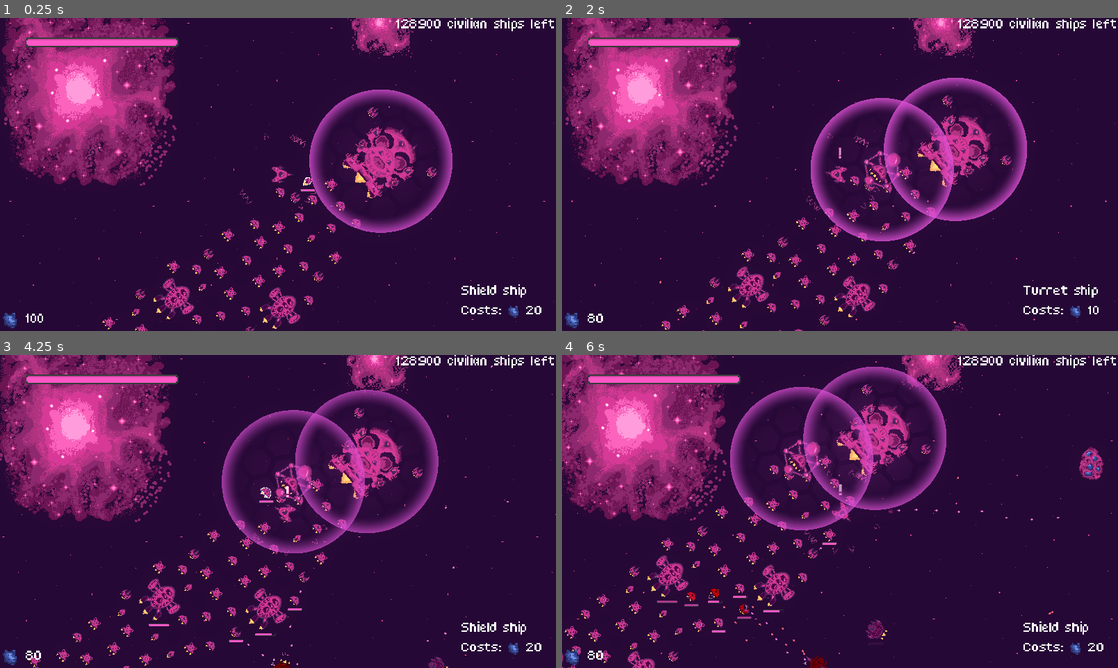
Above: before the commit, frames 1-4 (two rows, left to right).
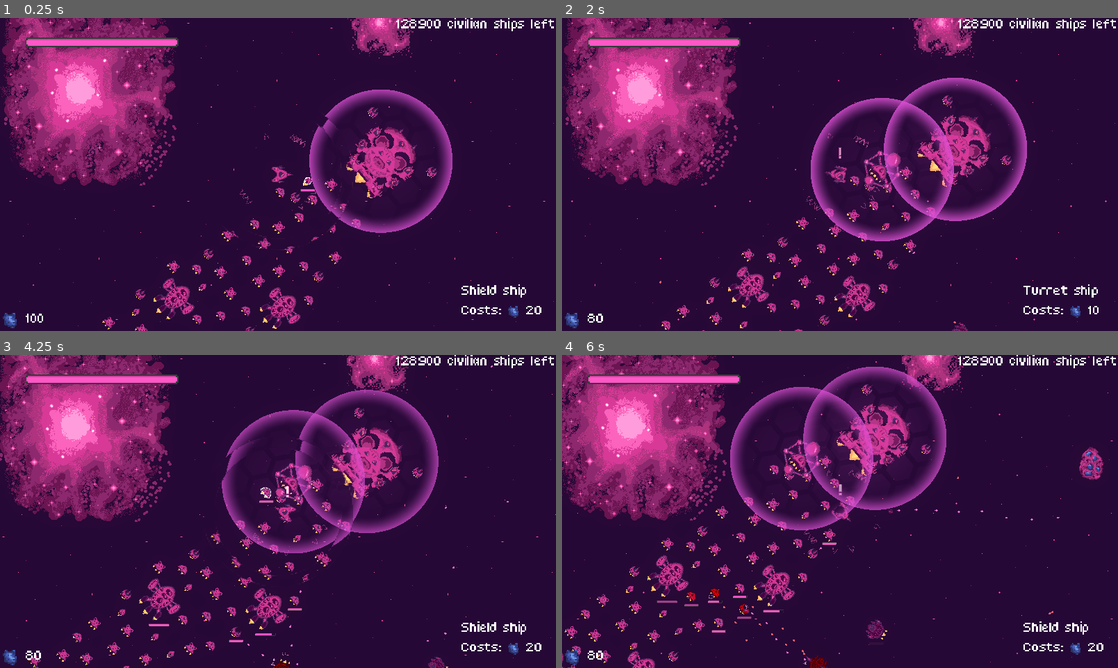
Above: after the commit, the same moments.

Repository: bear-minimum-studio/space-bear
Game: Godot game, scene res://Game.tscn
The game is run twice, just before and just after one commit, with the same random seed, the same clock (stepped at 60 frames per second) and the same inputs.
Inputs:
- Up to frame 1 (0.25 s): no input
- Up to frame 2 (2 s): tap Enter (upgrade) at 0.5 s; hold Right (turn_right) 0.53-1.28 s; hold X (cycle_selection) 0.53-1.28 s; hold Ctrl (brake) from 1.28 s (still down); tap Down (decelerate) at 1.35 s
- Up to frame 3 (4.25 s): release Ctrl (brake) at 2.03 s; hold Right (turn_right) 2.03-2.78 s; hold Space (fire) 2.03-2.78 s; hold Up (accelerate) 2.78-3.53 s; tap G (grappling_hook) at 2.85 s; hold Left (turn_left) from 3.53 s (still down); hold X (cycle_selection) from 3.53 s (still down)
- Up to frame 4 (6 s): release X (cycle_selection) at 4.28 s; tap Down (decelerate) at 4.35 s; release Left (turn_left) at 5.03 s; hold Ctrl (brake) 5.03-5.78 s; hold Space (fire) 5.03-5.78 s; hold Right (turn_right) from 5.78 s (still down); tap G (grappling_hook) at 5.85 s

The runs differ from the first frame. In frame 1, 0.4% of the frame differs, in the area x 36-64%, y 26-75%; in frame 2, less than 0.1%; in frame 3, 0.8%, in the area x 36-64%, y 26-73%; in frame 4, less than 0.1%.

Commit message:
wip: shockwave shader prototype

Diff:
--- a/World.tscn
+++ b/World.tscn
@@ -1,19 +1,36 @@
-[gd_scene load_steps=12 format=3 uid="uid://cgkkbhp6eam8m"]
+[gd_scene load_steps=14 format=3 uid="uid://cgkkbhp6eam8m"]
 
 [ext_resource type="PackedScene" uid="uid://ujm2pogbpnnp" path="res://AbstractWorld.tscn" id="1_tdmob"]
 [ext_resource type="Script" path="res://World.gd" id="2_fom0c"]
-[ext_resource type="PackedScene" uid="uid://c1kn511h34n6d" path="res://npc/mother-ship/MotherShip.tscn" id="2_oy46b"]
+[ext_resource type="PackedScene" uid="uid://cnyk3fg0ei2ld" path="res://npc/mother-ship/MotherShip.tscn" id="2_oy46b"]
+[ext_resource type="Shader" uid="uid://cx6fcps1uqqqu" path="res://explosion/Shockwave.tres" id="3_k8gqo"]
 [ext_resource type="PackedScene" uid="uid://cb8xhpqcuwf8r" path="res://npc/civilians/CivilianShip.tscn" id="3_vxuwv"]
 [ext_resource type="PackedScene" uid="uid://iawoyehjjxoa" path="res://npc/civilians/TurretShip.tscn" id="4_0rotb"]
-[ext_resource type="PackedScene" uid="uid://brx2iptg2gq3" path="res://npc/civilians/TransportShip.tscn" id="4_lr1mj"]
+[ext_resource type="PackedScene" path="res://npc/civilians/TransportShip.tscn" id="4_lr1mj"]
 [ext_resource type="PackedScene" uid="uid://dhhcyl4sosjuq" path="res://asteroids/Asteroid.tscn" id="5_q0ygi"]
 [ext_resource type="PackedScene" uid="uid://cnctphhxtu347" path="res://npc/enemies/Enemy.tscn" id="6_m2i0p"]
 [ext_resource type="PackedScene" uid="uid://bvnsas5vp1sl7" path="res://environment/wormhole/Wormhole.tscn" id="7_0hi8j"]
 [ext_resource type="Script" path="res://helpers/Guide.gd" id="8_7jgjo"]
 [ext_resource type="PackedScene" uid="uid://7r4r7r8h4aep" path="res://npc/enemies/VultureEnemy.tscn" id="9_ce7t0"]
 
+[sub_resource type="ShaderMaterial" id="ShaderMaterial_p3c01"]
+shader = ExtResource("3_k8gqo")
+shader_parameter/Width = 0.01
+shader_parameter/Speed = 2.0
+shader_parameter/Center = Vector2(0.5, 0.5)
+
 [node name="World" instance=ExtResource("1_tdmob")]
 script = ExtResource("2_fom0c")
+
+[node name="CanvasLayer" type="CanvasLayer" parent="Player/Camera2D" index="0"]
+
+[node name="ColorRect" type="ColorRect" parent="Player/Camera2D/CanvasLayer" index="0"]
+material = SubResource("ShaderMaterial_p3c01")
+anchors_preset = 15
+anchor_right = 1.0
+anchor_bottom = 1.0
+grow_horizontal = 2
+grow_vertical = 2
 
 [node name="MotherShip" parent="." index="3" instance=ExtResource("2_oy46b")]
 position = Vector2(452, 94)
--- /dev/null
+++ b/explosion/Shockwave.tres
@@ -0,0 +1,305 @@
+[gd_resource type="VisualShader" load_steps=25 format=3 uid="uid://cx6fcps1uqqqu"]
+
+[sub_resource type="VisualShaderNodeRandomRange" id="VisualShaderNodeRandomRange_vp0qo"]
+default_input_values = [0, Vector3(1, 1, 1), 1, -1.0, 2, 1.0]
+
+[sub_resource type="VisualShaderNodeFloatParameter" id="VisualShaderNodeFloatParameter_2nttx"]
+parameter_name = "Width"
+hint = 1
+min = 0.01
+max = 0.2
+default_value_enabled = true
+default_value = 0.05
+
+[sub_resource type="VisualShaderNodeFloatOp" id="VisualShaderNodeFloatOp_svfty"]
+operator = 2
+
+[sub_resource type="VisualShaderNodeInput" id="VisualShaderNodeInput_87ceb"]
+output_port_for_preview = 0
+input_name = "uv"
+
+[sub_resource type="VisualShaderNodeFloatOp" id="VisualShaderNodeFloatOp_mw8qi"]
+operator = 2
+
+[sub_resource type="VisualShaderNodeRandomRange" id="VisualShaderNodeRandomRange_hkree"]
+default_input_values = [0, Vector3(1, 1, 1), 1, -1.0, 2, 1.0]
+
+[sub_resource type="VisualShaderNodeVectorOp" id="VisualShaderNodeVectorOp_mu7i8"]
+output_port_for_preview = 0
+default_input_values = [0, Vector2(0, 0), 1, Vector2(0, 0)]
+op_type = 0
+
+[sub_resource type="VisualShaderNodeVectorCompose" id="VisualShaderNodeVectorCompose_kvhfv"]
+op_type = 0
+
+[sub_resource type="VisualShaderNodeVectorOp" id="VisualShaderNodeVectorOp_l014h"]
+output_port_for_preview = 0
+default_input_values = [0, Vector3(1, 1, 1), 1, Vector3(0, 0, 0)]
+operator = 2
+
+[sub_resource type="VisualShaderNodeInput" id="VisualShaderNodeInput_ag3ia"]
+input_name = "time"
+
+[sub_resource type="VisualShaderNodeVectorOp" id="VisualShaderNodeVectorOp_jcves"]
+output_port_for_preview = 0
+default_input_values = [0, Vector3(1, 1, 1), 1, Vector3(0, 0, 0)]
+operator = 2
+
+[sub_resource type="VisualShaderNodeVectorOp" id="VisualShaderNodeVectorOp_dmdmy"]
+output_port_for_preview = 0
+default_input_values = [0, Vector3(1, 1, 1), 1, Vector3(0, 0, 0)]
+
+[sub_resource type="VisualShaderNodeVectorOp" id="VisualShaderNodeVectorOp_mr31r"]
+output_port_for_preview = 0
+default_input_values = [0, Vector3(1, 1, 1), 1, Vector3(0, 0, 0)]
+operator = 1
+
+[sub_resource type="CanvasTexture" id="CanvasTexture_w8c0m"]
+
+[sub_resource type="VisualShaderNodeTexture" id="VisualShaderNodeTexture_bt662"]
+output_port_for_preview = 0
+source = 1
+texture = SubResource("CanvasTexture_w8c0m")
+
+[sub_resource type="VisualShaderNodeExpression" id="VisualShaderNodeExpression_ii5aq"]
+size = Vector2(525.257, 155.698)
+expression = "float aspect_ratio = screen_pixel_size.y/screen_pixel_size.x;
+scaled_uv = vec2(uv.x, (uv.y - 0.5) / aspect_ratio + 0.5);"
+
+[sub_resource type="VisualShaderNodeInput" id="VisualShaderNodeInput_vjhbw"]
+input_name = "screen_pixel_size"
+
+[sub_resource type="VisualShaderNodeFloatOp" id="VisualShaderNodeFloatOp_8j126"]
+default_input_values = [0, 0.0, 1, 2.0]
+operator = 4
+
+[sub_resource type="VisualShaderNodeFloatOp" id="VisualShaderNodeFloatOp_k0y61"]
+output_port_for_preview = 0
+default_input_values = [0, 0.0, 1, 2.0]
+operator = 3
+
+[sub_resource type="VisualShaderNodeFloatParameter" id="VisualShaderNodeFloatParameter_mwe08"]
+parameter_name = "Speed"
+hint = 1
+min = 0.1
+max = 5.0
+default_value_enabled = true
+default_value = 2.0
+
+[sub_resource type="VisualShaderNodeInput" id="VisualShaderNodeInput_7cgxj"]
+output_port_for_preview = 0
+input_name = "uv"
+
+[sub_resource type="VisualShaderNodeVec2Parameter" id="VisualShaderNodeVec2Parameter_y5axg"]
+parameter_name = "Center"
+default_value_enabled = true
+default_value = Vector2(0.5, 0.5)
+
+[sub_resource type="VisualShaderNodeVectorDistance" id="VisualShaderNodeVectorDistance_defn2"]
+default_input_values = [0, Vector2(0.5, 1), 1, Vector2(0, 0)]
+op_type = 0
+
+[sub_resource type="VisualShaderNodeIf" id="VisualShaderNodeIf_xi220"]
+output_port_for_preview = 0
+default_input_values = [0, 0.0, 1, 0.0, 2, 0.01, 3, Vector3(1, 1, 1), 4, Vector3(0, 0, 0), 5, Vector3(0, 0, 0)]
+
+[resource]
+code = "shader_type canvas_item;
+uniform float Width : hint_range(0.00999999977648, 0.20000000298023) = 0.05000000074506;
+uniform float Speed : hint_range(0.10000000149012, 5) = 2;
+uniform vec2 Center = vec2(0.500000, 0.500000);
+uniform sampler2D screen_tex_frg_23 : hint_screen_texture;
+
+
+
+
+// 3D Noise with friendly permission by Inigo Quilez
+vec3 hash_noise_range( vec3 p ) {
+	p *= mat3(vec3(127.1, 311.7, -53.7), vec3(269.5, 183.3, 77.1), vec3(-301.7, 27.3, 215.3));
+	return 2.0 * fract(fract(p)*4375.55) -1.;
+}
+
+
+void fragment() {
+// RandomRange:10
+	vec3 n_in10p0 = vec3(1.00000, 1.00000, 1.00000);
+	float n_in10p1 = -1.00000;
+	float n_in10p2 = 1.00000;
+	float n_out10p0 = mix(n_in10p1, n_in10p2, hash_noise_range(n_in10p0).x);
+
+
+// FloatParameter:11
+	float n_out11p0 = Width;
+
+
+// FloatOp:12
+	float n_out12p0 = n_out10p0 * n_out11p0;
+
+
+// RandomRange:16
+	vec3 n_in16p0 = vec3(1.00000, 1.00000, 1.00000);
+	float n_in16p1 = -1.00000;
+	float n_in16p2 = 1.00000;
+	float n_out16p0 = mix(n_in16p1, n_in16p2, hash_noise_range(n_in16p0).x);
+
+
+// FloatOp:15
+	float n_out15p0 = n_out11p0 * n_out16p0;
+
+
+// VectorCompose:18
+	vec2 n_out18p0 = vec2(n_out12p0, n_out15p0);
+
+
+// Input:14
+	vec2 n_out14p0 = UV;
+
+
+// VectorOp:17
+	vec2 n_out17p0 = n_out18p0 + n_out14p0;
+
+
+// Input:2
+	float n_out2p0 = TIME;
+
+
+// FloatParameter:5
+	float n_out5p0 = Speed;
+
+
+// FloatOp:3
+	float n_out3p0 = mod(n_out2p0, n_out5p0);
+
+
+// FloatOp:4
+	float n_out4p0 = n_out3p0 / n_out5p0;
+
+
+// Input:6
+	vec2 n_out6p0 = UV;
+
+
+// Input:25
+	vec2 n_out25p0 = SCREEN_PIXEL_SIZE;
+
+
+	vec2 n_out24p0;
+// Expression:24
+	n_out24p0 = vec2(0.0, 0.0);
+	{
+		float aspect_ratio = n_out25p0.y/n_out25p0.x;
+		n_out24p0 = vec2(n_out6p0.x, (n_out6p0.y - 0.5) / aspect_ratio + 0.5);
+	}
+
+
+// Vector2Parameter:7
+	vec2 n_out7p0 = Center;
+
+
+// Distance:8
+	float n_out8p0 = distance(n_out24p0, n_out7p0);
+
+
+	vec3 n_out9p0;
+// If:9
+	vec3 n_in9p3 = vec3(1.00000, 1.00000, 1.00000);
+	vec3 n_in9p4 = vec3(0.00000, 0.00000, 0.00000);
+	vec3 n_in9p5 = vec3(0.00000, 0.00000, 0.00000);
+	if(abs(n_out4p0 - n_out8p0) < n_out11p0)
+	{
+		n_out9p0 = n_in9p3;
+	}
+	else if(n_out4p0 < n_out8p0)
+	{
+		n_out9p0 = n_in9p5;
+	}
+	else
+	{
+		n_out9p0 = n_in9p4;
+	}
+
+
+// VectorOp:20
+	vec3 n_out20p0 = vec3(n_out17p0, 0.0) * n_out9p0;
+
+
+// VectorOp:22
+	vec3 n_in22p0 = vec3(1.00000, 1.00000, 1.00000);
+	vec3 n_out22p0 = n_in22p0 - n_out9p0;
+
+
+// VectorOp:19
+	vec3 n_out19p0 = vec3(n_out14p0, 0.0) * n_out22p0;
+
+
+// VectorOp:21
+	vec3 n_out21p0 = n_out20p0 + n_out19p0;
+
+
+	vec4 n_out23p0;
+// Texture2D:23
+	n_out23p0 = texture(screen_tex_frg_23, vec2(n_out21p0.xy));
+
+
+// Output:0
+	COLOR.rgb = vec3(n_out23p0.xyz);
+
+
+}
+"
+graph_offset = Vector2(-380.293, -538.686)
+mode = 1
+flags/light_only = false
+nodes/fragment/0/position = Vector2(1220, -120)
+nodes/fragment/2/node = SubResource("VisualShaderNodeInput_ag3ia")
+nodes/fragment/2/position = Vector2(-220, 20)
+nodes/fragment/3/node = SubResource("VisualShaderNodeFloatOp_8j126")
+nodes/fragment/3/position = Vector2(20, 40)
+nodes/fragment/4/node = SubResource("VisualShaderNodeFloatOp_k0y61")
+nodes/fragment/4/position = Vector2(140, 80)
+nodes/fragment/5/node = SubResource("VisualShaderNodeFloatParameter_mwe08")
+nodes/fragment/5/position = Vector2(-220, 120)
+nodes/fragment/6/node = SubResource("VisualShaderNodeInput_7cgxj")
+nodes/fragment/6/position = Vector2(-720, 340)
+nodes/fragment/7/node = SubResource("VisualShaderNodeVec2Parameter_y5axg")
+nodes/fragment/7/position = Vector2(-100, 520)
+nodes/fragment/8/node = SubResource("VisualShaderNodeVectorDistance_defn2")
+nodes/fragment/8/position = Vector2(160, 340)
+nodes/fragment/9/node = SubResource("VisualShaderNodeIf_xi220")
+nodes/fragment/9/position = Vector2(360, -20)
+nodes/fragment/10/node = SubResource("VisualShaderNodeRandomRange_vp0qo")
+nodes/fragment/10/position = Vector2(-140, -420)
+nodes/fragment/11/node = SubResource("VisualShaderNodeFloatParameter_2nttx")
+nodes/fragment/11/position = Vector2(-420, -280)
+nodes/fragment/12/node = SubResource("VisualShaderNodeFloatOp_svfty")
+nodes/fragment/12/position = Vector2(40, -400)
+nodes/fragment/14/node = SubResource("VisualShaderNodeInput_87ceb")
+nodes/fragment/14/position = Vector2(100, -200)
+nodes/fragment/15/node = SubResource("VisualShaderNodeFloatOp_mw8qi")
+nodes/fragment/15/position = Vector2(40, -300)
+nodes/fragment/16/node = SubResource("VisualShaderNodeRandomRange_hkree")
+nodes/fragment/16/position = Vector2(-120, -240)
+nodes/fragment/17/node = SubResource("VisualShaderNodeVectorOp_mu7i8")
+nodes/fragment/17/position = Vector2(360, -360)
+nodes/fragment/18/node = SubResource("VisualShaderNodeVectorCompose_kvhfv")
+nodes/fragment/18/position = Vector2(180, -360)
+nodes/fragment/19/node = SubResource("VisualShaderNodeVectorOp_l014h")
+nodes/fragment/19/position = Vector2(660, -60)
+nodes/fragment/20/node = SubResource("VisualShaderNodeVectorOp_jcves")
+nodes/fragment/20/position = Vector2(540, -320)
+nodes/fragment/21/node = SubResource("VisualShaderNodeVectorOp_dmdmy")
+nodes/fragment/21/position = Vector2(800, -240)
+nodes/fragment/22/node = SubResource("VisualShaderNodeVectorOp_mr31r")
+nodes/fragment/22/position = Vector2(500, 20)
+nodes/fragment/23/node = SubResource("VisualShaderNodeTexture_bt662")
+nodes/fragment/23/position = Vector2(1000, 40)
+nodes/fragment/24/node = SubResource("VisualShaderNodeExpression_ii5aq")
+nodes/fragment/24/position = Vector2(-440, 340)
+nodes/fragment/24/size = Vector2(525.257, 155.698)
+nodes/fragment/24/input_ports = "0,3,uv;1,3,screen_pixel_size;"
+nodes/fragment/24/output_ports = "0,3,scaled_uv;"
+nodes/fragment/24/expression = "float aspect_ratio = screen_pixel_size.y/screen_pixel_size.x;
+scaled_uv = vec2(uv.x, (uv.y - 0.5) / aspect_ratio + 0.5);"
+nodes/fragment/25/node = SubResource("VisualShaderNodeInput_vjhbw")
+nodes/fragment/25/position = Vector2(-720, 400)
+nodes/fragment/connections = PackedInt32Array(2, 0, 3, 0, 3, 0, 4, 0, 5, 0, 3, 1, 5, 0, 4, 1, 4, 0, 9, 0, 8, 0, 9, 1, 10, 0, 12, 0, 16, 0, 15, 1, 11, 0, 15, 0, 11, 0, 12, 1, 12, 0, 18, 0, 15, 0, 18, 1, 18, 0, 17, 0, 11, 0, 9, 2, 17, 0, 20, 0, 9, 0, 20, 1, 20, 0, 21, 0, 19, 0, 21, 1, 9, 0, 22, 1, 22, 0, 19, 1, 14, 0, 17, 1, 14, 0, 19, 0, 23, 0, 0, 0, 21, 0, 23, 0, 6, 0, 24, 0, 25, 0, 24, 1, 7, 0, 8, 1, 24, 0, 8, 0)
